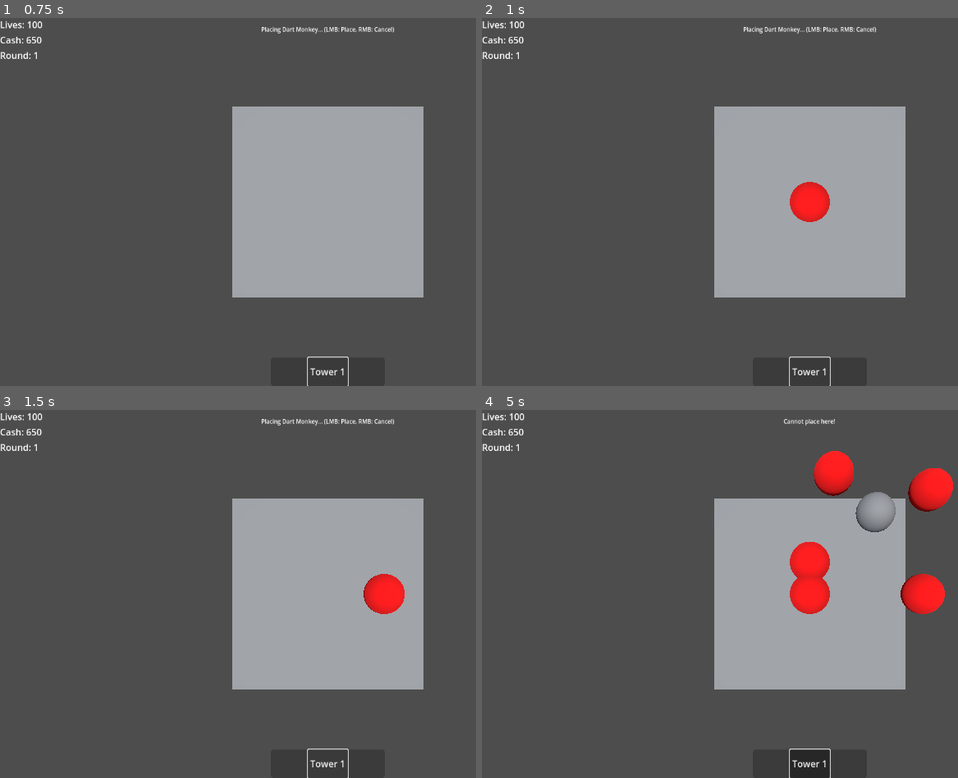
Above: before the commit, frames 1-4 (two rows, left to right).
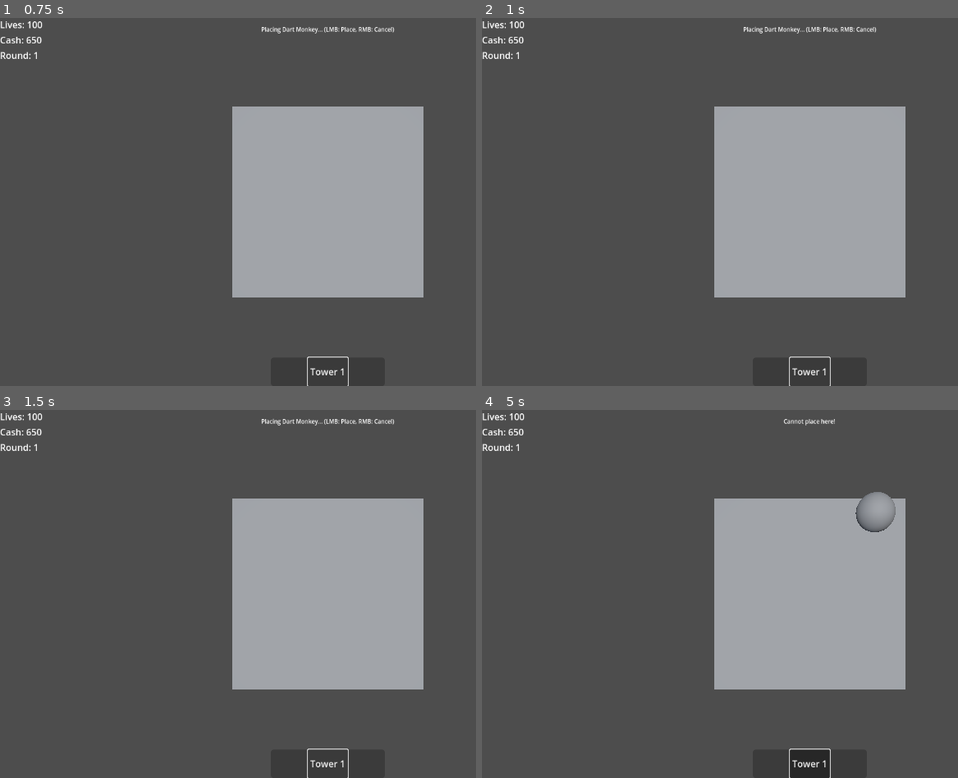
Above: after the commit, the same moments.

Repository: supastishn/bmc2
Game: Godot game, scene res://main/main.tscn
The game is run twice, just before and just after one commit, with the same random seed, the same clock (stepped at 60 frames per second) and the same inputs.
Inputs (mouse positions are in pixels of both pictures, inside the frame that each line leads up to):
- Up to frame 1 (0.75 s): click "Tower 1" at 0.5 s
- Up to frame 2 (1 s): no input
- Up to frame 3 (1.5 s): click "Tower 1" at 1.25 s
- Up to frame 4 (5 s): click "Tower 1" at 2 s; tap Enter at 2.75 s; move the mouse to (953, 575) at 2.77 s; click (953, 575) at 2.92 s; move the mouse to (677, 612) at 3.52 s; click (677, 612) at 3.67 s; move the mouse to (877, 513) at 4.27 s; click (877, 513) at 4.42 s

Frame 1 is identical in both runs. In frame 2, 0.7% of the frame differs, in the area x 64-74%, y 44-56%; in frame 3, 0.7%; in frame 4, 3.8%, in the area x 64-99%, y 11-56%.
Error after the commit: Parse Error: Function "print_warning()" not found in base self. (res://bloon/bloon.gd:219)

Commit message:
feat: Apply material based on bloon type

Diff:
--- a/bloon/bloon.gd
+++ b/bloon/bloon.gd
@@ -10,6 +10,8 @@
 
 @export var stats: BloonStats
 @onready var regrow_timer: Timer = $RegrowTimer # Added
+# --- NEW: Mesh Reference ---
+@onready var mesh_instance: MeshInstance3D = $MeshInstance3D
 
 var current_health: int
 var max_health: int # Added for regrow cap
@@ -21,6 +23,27 @@
 const REGROW_INTERVAL = 1.0
 var _immune_to_projectiles: Array[Object] = [] # Projectiles to ignore temporarily
 
+# --- NEW: Material Mapping ---
+const BLOON_MATERIALS = {
+	"Red": preload("res://resources/materials/bloons/red_bloon_material.tres"),
+	"Blue": preload("res://resources/materials/bloons/blue_bloon_material.tres"),
+	"Green": preload("res://resources/materials/bloons/green_bloon_material.tres"),
+	"Yellow": preload("res://resources/materials/bloons/yellow_bloon_material.tres"),
+	"Pink": preload("res://resources/materials/bloons/pink_bloon_material.tres"),
+	"Black": preload("res://resources/materials/bloons/black_bloon_material.tres"),
+	"White": preload("res://resources/materials/bloons/white_bloon_material.tres"),
+	"Lead": preload("res://resources/materials/bloons/lead_bloon_material.tres"),
+	"Zebra": preload("res://resources/materials/bloons/zebra_bloon_material.tres"),
+	"Rainbow": preload("res://resources/materials/bloons/rainbow_bloon_material.tres"),
+	"Purple": preload("res://resources/materials/bloons/purple_bloon_material.tres"),
+	"Ceramic": preload("res://resources/materials/bloons/ceramic_bloon_material.tres"),
+	"MOAB": preload("res://resources/materials/bloons/moab_bloon_material.tres"),
+	"BFB": preload("res://resources/materials/bloons/bfb_bloon_material.tres"),
+	"ZOMG": preload("res://resources/materials/bloons/zomg_bloon_material.tres"),
+	"DDT": preload("res://resources/materials/bloons/ddt_bloon_material.tres"),
+	"BAD": preload("res://resources/materials/bloons/bad_bloon_material.tres"),
+}
+
 func _ready():
 	# Don't initialize health here if it's reset in pool_reset
 	if not regrow_timer:
@@ -43,6 +66,9 @@
 	if regrow_timer:
 		regrow_timer.stop()
 
+	# Clear material override
+	if is_instance_valid(mesh_instance):
+		mesh_instance.material_override = null
 	# Ensure physics process is enabled (will be started in _physics_process if needed)
 
 	# Ensure physics process is enabled
@@ -83,8 +109,9 @@
 		print("Bloon '%s' initializing with NO projectile immunity." % [stats.bloon_type if stats else "Unknown"])
 
 	print("Initialized Bloon '%s' with health: %d (from stats: %d)" % [stats.bloon_type if stats else "Unknown", current_health, stats.health])
-	# TODO: Optionally update mesh/material based on stats here if needed
-	# Must be slightly below 1
+	# --- Update Material ---
+	_update_material()
+
 	if progress_ratio >= 0.99: # Changed threshold to be closer to end
 		handle_reached_end()
 
@@ -178,6 +205,27 @@
 	release_to_pool()
 
 
+# --- NEW: Update mesh material based on stats ---
+func _update_material():
+	if not stats or not is_instance_valid(mesh_instance):
+		return
+
+	var material_to_apply = null
+	var base_type = stats.bloon_type # Assumes stats.bloon_type holds the base name
+
+	if BLOON_MATERIALS.has(base_type):
+		material_to_apply = BLOON_MATERIALS[base_type]
+	else:
+		print_warning("No material found for bloon type: ", base_type, " on node ", name)
+		# Fallback to the mesh's default material by setting override to null
+		material_to_apply = null
+
+	mesh_instance.material_override = material_to_apply
+
+	# TODO: Add visual indicators for Camo, Regrow, Fortified later (e.g., shaders, extra meshes)
+
+
+
 ## Call this instead of queue_free()
 func release_to_pool():
 	if is_released: return # Already processed
